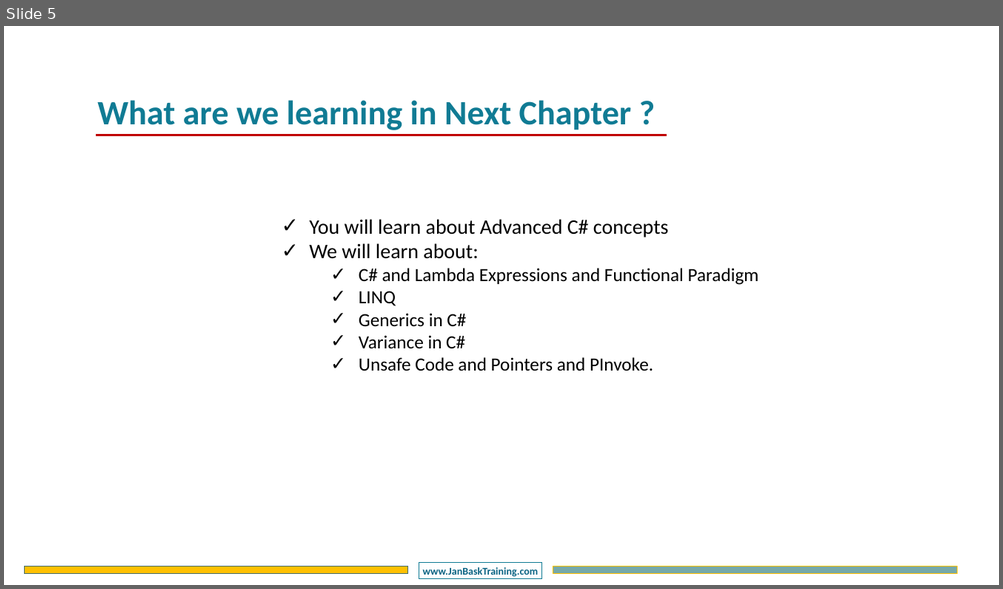
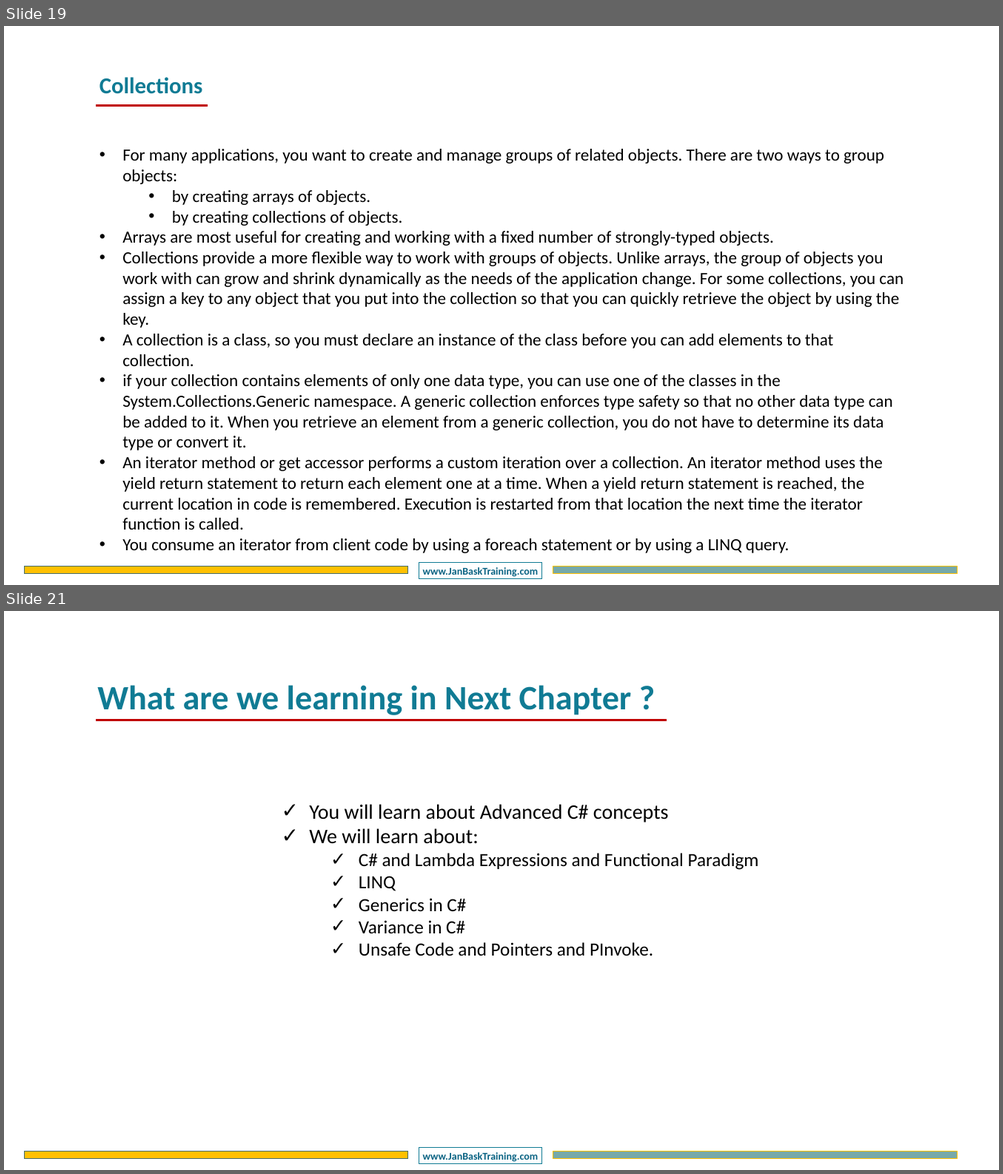
Before and after one commit to DotNetTraining/DotNetEssentials, a slide deck: slides/OOPC/OOPC - Chapter3.pptx. Shown one above the other, each under a label of ours: slide 5 before the commit, slides 19 and 21 after it; the slides between them are not shown. The pictures are 1003x589 and 1003x1174 pixels, drawn with LibreOffice and Linux fonts; fonts in the diff are those of the drawing; background and template pictures are left out. Boxes give left, top, right and bottom in pixels: in the first picture for what was removed or moved away, otherwise in the second. Text is boxed around its words. In the diff, an @@ line names an element or a change of style, - is before the commit and + after.

```diff
--- a/slides/OOPC/OOPC - Chapter3.pptx
+++ b/slides/OOPC/OOPC - Chapter3.pptx
@@ slide 19 added at (4, 26, 999, 585), background #FFFFFF; not listed: 3 template elements that a slide beside it also shows @@
@@ text added at (99, 77, 203, 94), 44 pt, text #107B94, bold @@
+Collections
@@ line added from (96, 106) to (208, 106), #C00000 4.5 pt @@
@@ text added at (122, 149, 903, 554), 33 pt, text #000000 @@
+• For many applications, you want to create and manage groups of related objects. There are two ways to group objects:
+  • by creating arrays of objects.
+  • by creating collections of objects.
+• Arrays are most useful for creating and working with a fixed number of strongly-typed objects.
+• Collections provide a more flexible way to work with groups of objects. Unlike arrays, the group of objects you work with can grow and shrink dynamically as the needs of the application change. For some collections, you can assign a key to any object that you put into the collection so that you can quickly retrieve the object by using the key.
+• A collection is a class, so you must declare an instance of the class before you can add elements to that collection.
+• if your collection contains elements of only one data type, you can use one of the classes in the System.Collections.Generic namespace. A generic collection enforces type safety so that no other data type can be added to it. When you retrieve an element from a generic collection, you do not have to determine its data type or convert it.
+• An iterator method or get accessor performs a custom iteration over a collection. An iterator method uses the yield return statement to return each element one at a time. When a yield return statement is reached, the current location in code is remembered. Execution is restarted from that location the next time the iterator function is called.
+• You consume an iterator from client code by using a foreach statement or by using a LINQ query.
@@ what was slide 5 is now slide 21 @@
```
Also in this commit, not shown: 1 slide changed, 16 other slides added, 1 slide removed, 14 other files.
